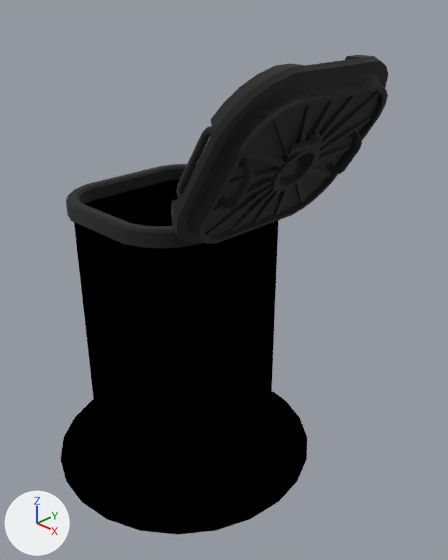
Before and after pictures for a commit that changed the Blender file Models/Props/FreeIva_Hatch_Square.blend.
The view is the same before and after, from a 50 mm camera at (1.546, -1.324, 0.686) aimed at (0.162, 0.062, -0.25). Lighting does not change. The marker at lower left points along +X, +Y and +Z. Both versions are drawn at frame 50 of the action 'Hatch_External_DoorAction'; the numbers are the values there.

Script lines for the objects in view, before the commit:
```python
me_hatch_external_door = bpy.data.meshes.new('Hatch_External_Door')
me_hatch_external_door.from_pydata(...)  # 2041 vertices, 2122 faces; spans x -0.015..0.598, y -0.071..0.079, z -0.333..0.333
me_hatch_external_door.materials.append(mat_hatches)
me_hatch_external_frame = bpy.data.meshes.new('Hatch_External_Frame')
me_hatch_external_frame.from_pydata(...)  # 383 vertices, 360 faces; spans x -0.315..0.299, y -0.007..0.048, z -0.333..0.333
me_hatch_external_frame.materials.append(mat_hatches)
me_tube = bpy.data.meshes.new('tube')
me_tube.from_pydata(...)  # 146 vertices, 96 faces; spans x -0.5..0.5, y -0.5..0.5, z -1.0..0.0
me_tube.materials.append(mat_material_001)
ob_hatch_external_door = bpy.data.objects.new('Hatch_External_Door', me_hatch_external_door)
ob_hatch_external_door.parent = ob_hatch_external_frame
ob_hatch_external_door.location = (-0.299, 0.0, 0.0)
ob_hatch_external_door.rotation_euler = (0.0, 0.0, 2.144)  # degrees (0, 0, 123)
ob_hatch_external_frame = bpy.data.objects.new('Hatch_External_Frame', me_hatch_external_frame)
ob_hatch_external_frame.parent = ob_freeiva_hatch_square
ob_hatch_external_frame.location = (0.0, 0.0, 0.0)
ob_hatch_external_frame.rotation_euler = (1.571, 0.0, 3.142)  # degrees (90, 0, 180)
ob_tube = bpy.data.objects.new('tube', me_tube)
ob_tube.parent = ob_freeiva_hatch_square
ob_tube.location = (0.0, 0.0, 0.0)
```
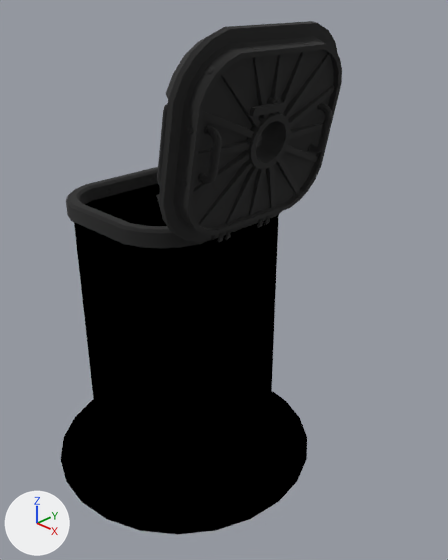
Commit message: reduce hatch opening angle slightly

Changed parts and their boxes (x1, y1, x2, y2) in the pictures (448 x 560 px):
'Hatch_External_Door', turned: before (171, 55, 388, 244); after (157, 21, 342, 243)
'handle_interior.001', turned: before (287, 136, 322, 155); after (250, 100, 285, 117)

Patch to the scene script:
```diff
--- a/Models/Props/FreeIva_Hatch_Square.blend.py
+++ b/Models/Props/FreeIva_Hatch_Square.blend.py
@@ ob_hatch_external_door @@
 ob_hatch_external_door.location = (-0.299, 0.0, 0.0)
-ob_hatch_external_door.rotation_euler = (0.0, 0.0, 2.144)  # degrees (0, 0, 123)
+ob_hatch_external_door.rotation_euler = (0.0, 0.0, 1.77)  # degrees (0, 0, 101)
```
